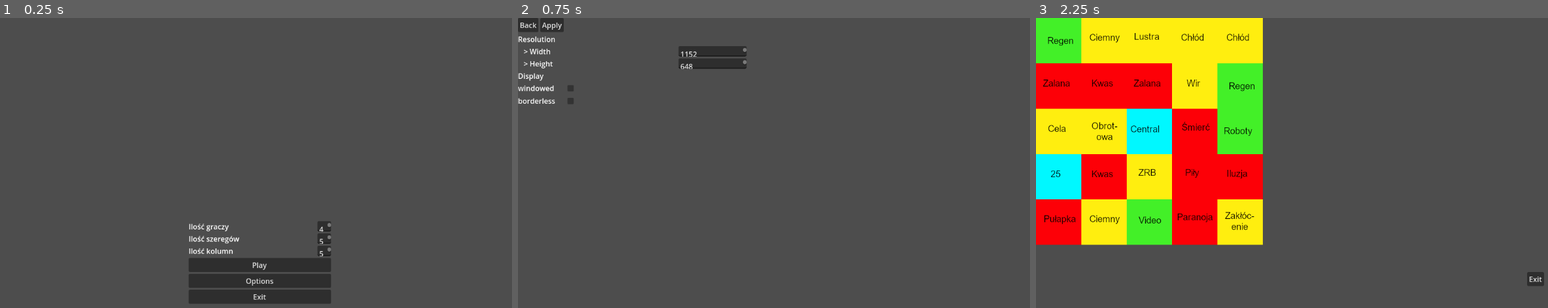
Above: before the commit, frames 1-3 (left to right).
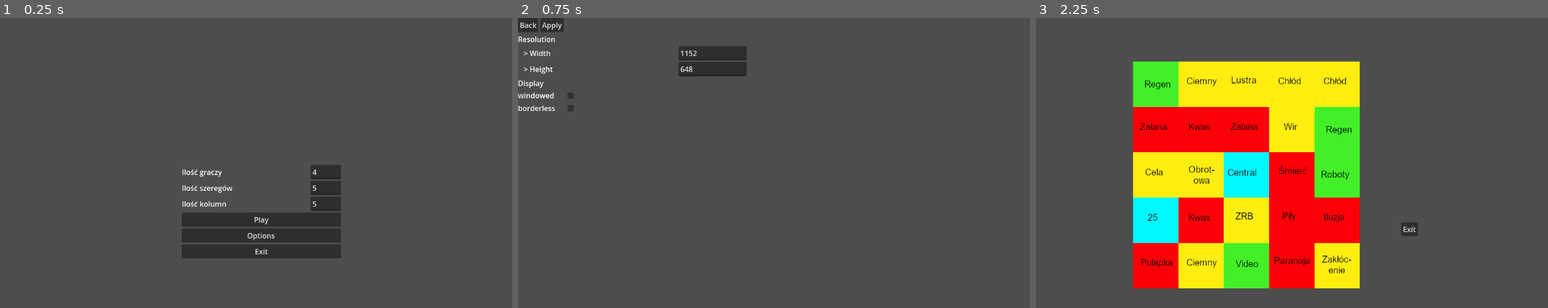
Above: after the commit, the same moments.

Repository: super12pl/strona25
Game: Godot game, scene res://Menu.tscn
The game is run twice, just before and just after one commit, with the same random seed, the same clock (stepped at 60 frames per second) and the same inputs.
Inputs:
- Up to frame 1 (0.25 s): no input
- Up to frame 2 (0.75 s): click "Options" at 0.5 s
- Up to frame 3 (2.25 s): click "Back" at 1.25 s; click "Play" at 2 s

The runs differ from the first frame. In frame 1, 9.2% of the frame differs, in the area x 35-67%, y 50-99%; in frame 2, 1.2%; in frame 3, 48%, in the area x 0-100%, y 0-94%.

Commit message:
lepsze textedity

Diff:
--- a/Menu.gd
+++ b/Menu.gd
@@ -10,10 +10,10 @@
 	kolumny.text = str(global.kolumny)
 
 func _on_play_pressed():
-	global.players = int(gracze.get_line(0))
-	global.szeregi = int(szeregi.get_line(0))
-	global.kolumny = int(kolumny.get_line(0))
-	get_tree().change_scene_to_file("res://gameBoard.tscn")
+	global.players = int(gracze.text)
+	global.szeregi = int(szeregi.text)
+	global.kolumny = int(kolumny.text)
+	get_tree().change_scene_to_file("res://gra.tscn")
 
 func _on_options_pressed():
 	get_tree().change_scene_to_file("res://options.tscn")
--- a/Menu.tscn
+++ b/Menu.tscn
@@ -4,18 +4,24 @@
 
 [node name="Menu" type="Control"]
 layout_mode = 3
-anchors_preset = 15
-anchor_right = 1.0
-anchor_bottom = 1.0
+anchors_preset = 8
+anchor_left = 0.5
+anchor_top = 0.5
+anchor_right = 0.5
+anchor_bottom = 0.5
 grow_horizontal = 2
 grow_vertical = 2
 script = ExtResource("1_35cun")
 
 [node name="MarginContainer" type="MarginContainer" parent="."]
-offset_left = 416.0
-offset_top = 448.0
-offset_right = 730.0
-offset_bottom = 630.0
+layout_mode = 1
+anchors_preset = 5
+anchor_left = 0.5
+anchor_right = 0.5
+offset_left = -157.0
+offset_right = 157.0
+offset_bottom = 182.0
+grow_horizontal = 2
 
 [node name="VBoxContainer" type="VBoxContainer" parent="MarginContainer"]
 layout_mode = 2
@@ -28,7 +34,7 @@
 layout_mode = 2
 text = "Ilość graczy"
 
-[node name="gracze" type="TextEdit" parent="MarginContainer/VBoxContainer/HBoxContainer"]
+[node name="gracze" type="LineEdit" parent="MarginContainer/VBoxContainer/HBoxContainer"]
 custom_minimum_size = Vector2(30, 0)
 layout_mode = 2
 text = "1"
@@ -41,7 +47,7 @@
 layout_mode = 2
 text = "Ilość szeregów"
 
-[node name="szeregi" type="TextEdit" parent="MarginContainer/VBoxContainer/HBoxContainer2"]
+[node name="szeregi" type="LineEdit" parent="MarginContainer/VBoxContainer/HBoxContainer2"]
 custom_minimum_size = Vector2(30, 0)
 layout_mode = 2
 text = "5"
@@ -54,7 +60,7 @@
 layout_mode = 2
 text = "Ilość kolumn"
 
-[node name="kolumny" type="TextEdit" parent="MarginContainer/VBoxContainer/HBoxContainer3"]
+[node name="kolumny" type="LineEdit" parent="MarginContainer/VBoxContainer/HBoxContainer3"]
 custom_minimum_size = Vector2(30, 0)
 layout_mode = 2
 text = "5"
--- a/gameBoard.gd
+++ b/gameBoard.gd
@@ -1,8 +1,8 @@
 extends TileMap
 ##Stałe
-var zielonepokojeindex = ["sala wideo","ruchomy pokój","pokój z tunelem","komora robotów","komora regeneracji","pusty pokój","sterownia"]
-var żółtepokojeindex = ["pokój z wirem","cela","ciemny pokój","komora chłodu","komora obrotowa","komora zakłócania","pokój ZRB","pokój luster"]
-var czerwonepokojeindex = ["wanna z kwasem","zalana komora","pokój pułapka","pokój iluzji","komora śmierci", "pokój paranoi","pokój zegarowy","komora pił"]
+var zielonepokojeindex = global.zielone
+var żółtepokojeindex = global.zulte
+var czerwonepokojeindex = global.czerwone
 var rng = RandomNumberGenerator.new()
 ##Zależne od użytkownika
 var zielonepokoje = ["sala wideo","ruchomy pokój","sterownia","pokój z tunelem","pokój z tunelem","pokój z tunelem","komora robotów","komora robotów","komora regeneracji","komora regeneracji"]
--- a/gameBoard.tscn
+++ b/gameBoard.tscn
@@ -62,10 +62,10 @@
 
 [node name="Button" type="Button" parent="Control"]
 layout_mode = 0
-offset_left = 1083.0
-offset_top = 560.0
-offset_right = 1120.0
-offset_bottom = 591.0
+offset_left = 591.0
+offset_top = 354.0
+offset_right = 628.0
+offset_bottom = 385.0
 text = "Exit"
 
 [connection signal="pressed" from="Control/Button" to="." method="_on_button_pressed"]
--- a/global.gd
+++ b/global.gd
@@ -2,6 +2,9 @@
 var players := 4
 var szeregi := 5
 var kolumny := 5
+var zielone := ["sala wideo","ruchomy pokój","pokój z tunelem","komora robotów","komora regeneracji","pusty pokój","sterownia"]
+var zulte := ["pokój z wirem","cela","ciemny pokój","komora chłodu","komora obrotowa","komora zakłócania","pokój ZRB","pokój luster"]
+var czerwone := ["wanna z kwasem","zalana komora","pokój pułapka","pokój iluzji","komora śmierci", "pokój paranoi","pokój zegarowy","komora pił"]
 @onready var width := get_window().size.x
 @onready var height := get_window().size.y
 
--- /dev/null
+++ b/gra.tscn
@@ -0,0 +1,29 @@
+[gd_scene load_steps=2 format=3 uid="uid://bqj3s2cquk4xa"]
+
+[ext_resource type="PackedScene" uid="uid://cckc05uk0frwy" path="res://gameBoard.tscn" id="1_3ubt7"]
+
+[node name="Gra" type="Control"]
+layout_mode = 3
+anchors_preset = 8
+anchor_left = 0.5
+anchor_top = 0.5
+anchor_right = 0.5
+anchor_bottom = 0.5
+grow_horizontal = 2
+grow_vertical = 2
+
+[node name="Control" type="Control" parent="."]
+layout_mode = 1
+anchors_preset = 8
+anchor_left = 0.5
+anchor_top = 0.5
+anchor_right = 0.5
+anchor_bottom = 0.5
+offset_left = -362.0
+offset_top = -228.0
+offset_right = -322.0
+offset_bottom = -188.0
+grow_horizontal = 2
+grow_vertical = 2
+
+[node name="TileMap" parent="Control" instance=ExtResource("1_3ubt7")]
--- a/options.tscn
+++ b/options.tscn
@@ -4,11 +4,7 @@
 
 [node name="Options" type="Control"]
 layout_mode = 3
-anchors_preset = 15
-anchor_right = 1.0
-anchor_bottom = 1.0
-grow_horizontal = 2
-grow_vertical = 2
+anchors_preset = 0
 script = ExtResource("1_b3t04")
 
 [node name="MarginContainer" type="MarginContainer" parent="."]
@@ -59,7 +55,7 @@
 layout_mode = 2
 text = "   > Width"
 
-[node name="width" type="TextEdit" parent="MarginContainer/VBoxContainer/Resolution/VBoxContainer/Width"]
+[node name="width" type="LineEdit" parent="MarginContainer/VBoxContainer/Resolution/VBoxContainer/Width"]
 custom_minimum_size = Vector2(150, 0)
 layout_mode = 2
 
@@ -71,7 +67,7 @@
 layout_mode = 2
 text = "   > Height"
 
-[node name="height" type="TextEdit" parent="MarginContainer/VBoxContainer/Resolution/VBoxContainer/Height"]
+[node name="height" type="LineEdit" parent="MarginContainer/VBoxContainer/Resolution/VBoxContainer/Height"]
 custom_minimum_size = Vector2(150, 0)
 layout_mode = 2
 
